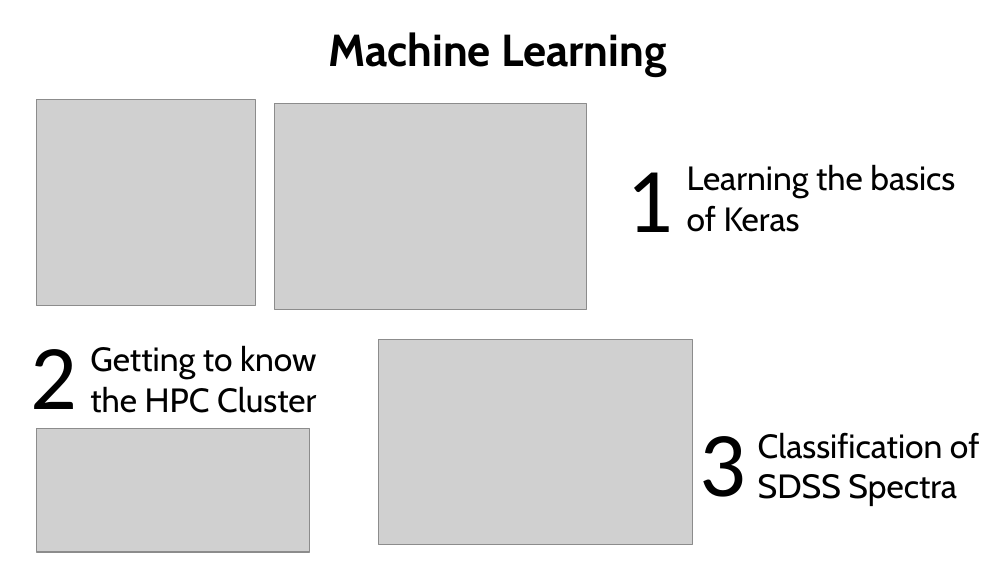
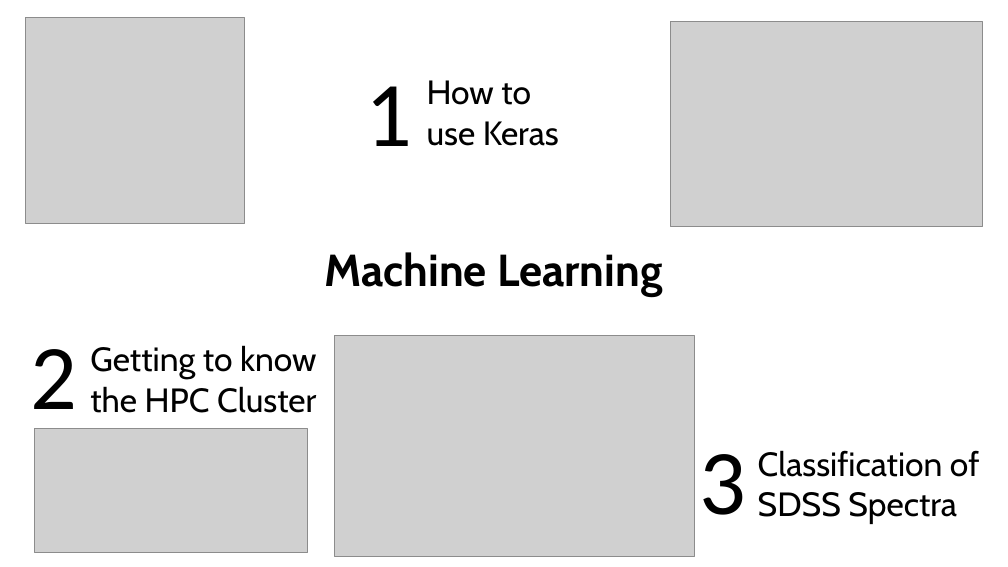
Before and after one commit to joshuaroschlaub/Keras_Einfuehrung, a slide deck: slide 63 of MachineLearning.pptx (slide 62 before the commit). Drawn at 1008x567 pixels with LibreOffice and Linux fonts; fonts in the diff are those of the drawing; grey boxes stand for pictures; background and template pictures are left out. Boxes give left, top, right and bottom in pixels: in the first picture for what was removed or moved away, otherwise in the second. Text is boxed around its words. In the diff, an @@ line names an element or a change of style, - is before the commit and + after.

```diff
--- a/MachineLearning.pptx
+++ b/MachineLearning.pptx
@@ picture: place and size @@
-picture at bbox=[36, 100, 255, 305]
+picture at bbox=[25, 17, 244, 223]
@@ picture: place and size @@
-picture at bbox=[274, 104, 587, 309]
+picture at bbox=[670, 21, 983, 227]
@@ text "1": place and size @@
-text "1" at bbox=[626, 172, 673, 232]
+text "1" at bbox=[366, 86, 413, 146]
@@ text at bbox=[427, 80, 559, 146]: text changed @@
-Learning the basics of Keras
+How to
+use Keras
@@ text "Machine Learning": place and size @@
-text "Machine Learning" at bbox=[328, 32, 667, 76]
+text "Machine Learning" at bbox=[324, 252, 663, 296]
@@ picture: place and size @@
-picture at bbox=[379, 340, 692, 545]
+picture at bbox=[335, 336, 695, 555]
@@ text "3": place and size @@
-text "3" at bbox=[699, 436, 746, 497]
+text "3" at bbox=[699, 454, 746, 515]
@@ text "Classification of SDSS Spectra": place and size @@
-text "Classification of SDSS Spectra" at bbox=[758, 432, 979, 506]
+text "Classification of SDSS Spectra" at bbox=[758, 450, 979, 524]
```
Also in this commit, not shown: 5 other slides changed, 1 slide added, 14 other files.
